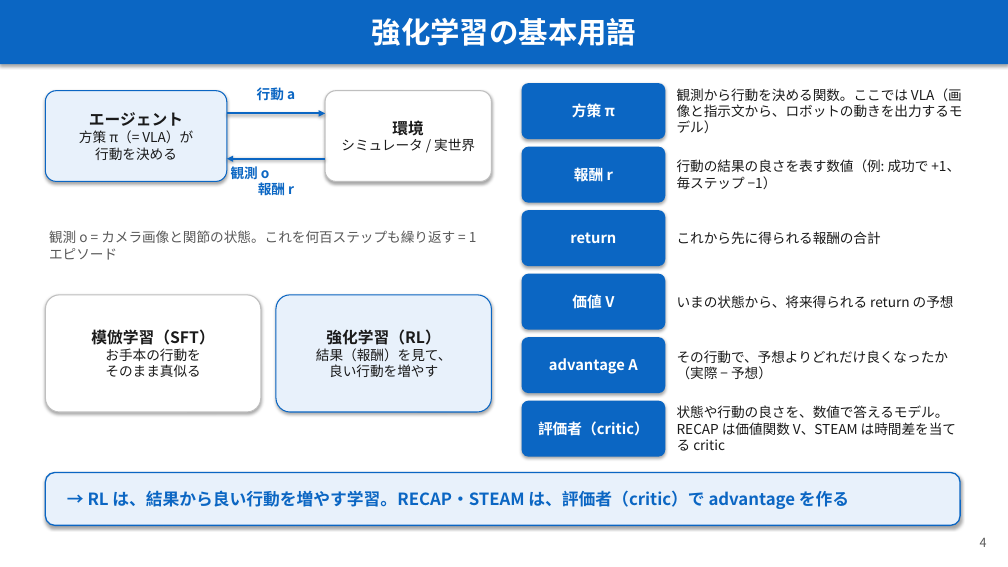
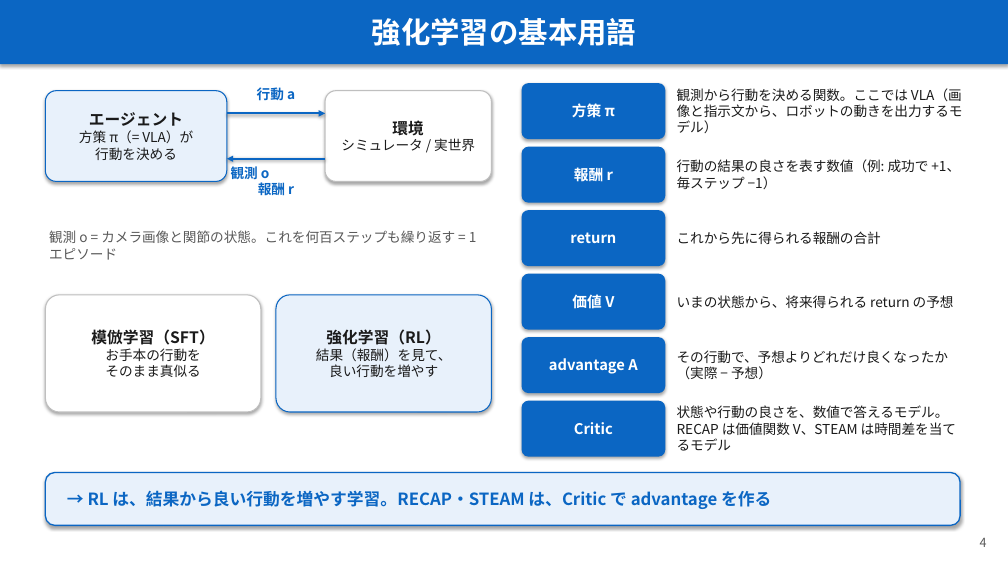
Before and after one commit to Junhand/libero_RL, a slide deck: slide 4 of docs/RECAP_STEAM_RLToken.pptx. Drawn at 1008x567 pixels with LibreOffice and Linux fonts; fonts in the diff are those of the drawing. Boxes give left, top, right and bottom in pixels: in the first picture for what was removed or moved away, otherwise in the second. Text is boxed around its words. In the diff, an @@ line names an element or a change of style, - is before the commit and + after.

```diff
--- a/docs/RECAP_STEAM_RLToken.pptx
+++ b/docs/RECAP_STEAM_RLToken.pptx
@@ text at (677, 405, 956, 451): text changed @@
-状態や行動の良さを、数値で答えるモデル。RECAP は価値関数 V、STEAM は時間差を当てる critic
+状態や行動の良さを、数値で答えるモデル。RECAP は価値関数 V、STEAM は時間差を当てるモデル
@@ text in rounded rectangle at (574, 422, 613, 434): text changed @@
-評価者（critic）
+Critic
@@ text in rounded rectangle at (88, 490, 771, 509): text changed @@
-→ RL は、結果から良い行動を増やす学習。RECAP・STEAM は、評価者（critic）で advantage を作る
+→ RL は、結果から良い行動を増やす学習。RECAP・STEAM は、Critic で advantage を作る
```
Also in this commit, not shown: 4 other slides changed, 1 other file.
